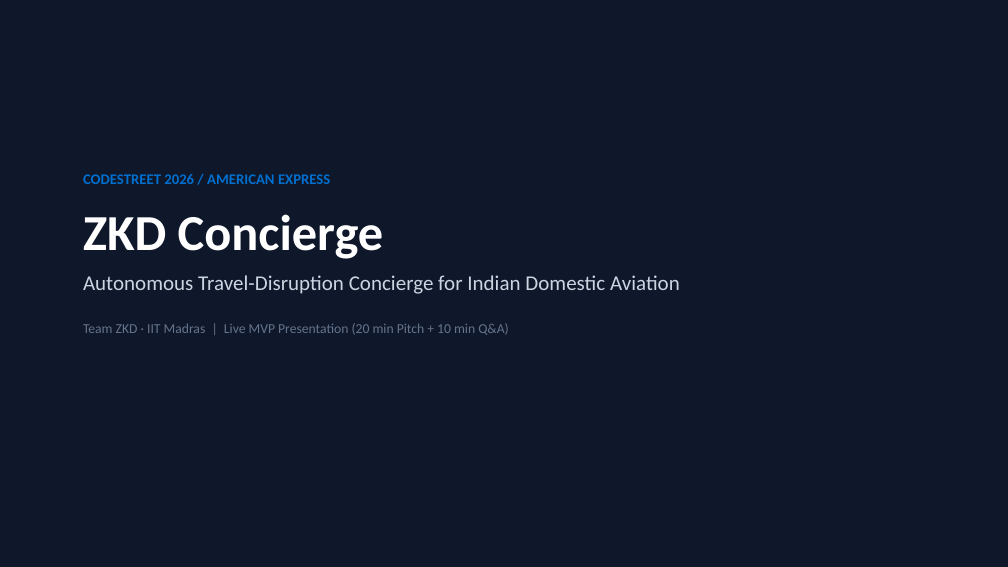
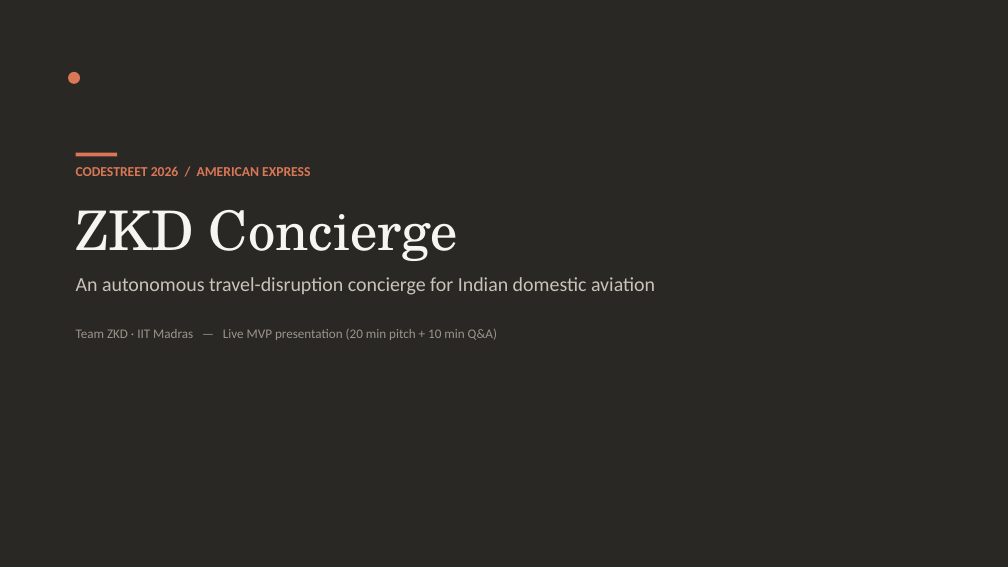
Before and after one commit to Krishna-529/amex-hackathon-2026, a slide deck: slide 1 of assets/deck/ZKD_Concierge_Codestreet_2026.pptx. Drawn at 1008x567 pixels with LibreOffice and Linux fonts; fonts in the diff are those of the drawing. Boxes give left, top, right and bottom in pixels: in the first picture for what was removed or moved away, otherwise in the second. Text is boxed around its words. In the diff, an @@ line names an element or a change of style, - is before the commit and + after.

Commit message:
Redesign pitch deck in Claude visual style
Swap the Amex-blue/slate theme for a Claude-brand palette: warm
cream background, ink text, coral/clay accent, serif display type
with a sans body face. Content and slide structure are unchanged;
only typography, color, and card treatment were redone.

```diff
--- a/assets/deck/ZKD_Concierge_Codestreet_2026.pptx
+++ b/assets/deck/ZKD_Concierge_Codestreet_2026.pptx
@@ rectangle at (0,0,1008,567): fill #0F172A to #2A2824; shadow off @@
@@ ellipse added at (68,72,80,84), fill #D97757 @@
@@ text at (76,166,458,261): size 14 to 13 pt, text colour #006FCF to #D97757 in "CODESTREET 2026 / AMERICAN EXPRESS"; size 48 to 52 pt, font Calibri to TeX Gyre Schola, text colour #FFFFFF to #F7F5F0, bold off in "ZKD Concierge"; more space between paragraphs @@
@@ rectangle added at (76,153,117,157), fill #D97757 @@
@@ text at (76,277,655,340): text changed; size 20 to 19 pt; text colour #CBD5E1 to #C9C3B8 @@
-Autonomous Travel-Disruption Concierge for Indian Domestic Aviation
-Team ZKD · IIT Madras | Live MVP Presentation (20 min Pitch + 10 min Q&A)
+An autonomous travel-disruption concierge for Indian domestic aviation
+Team ZKD · IIT Madras — Live MVP presentation (20 min pitch + 10 min Q&A)
```
Also in this commit, not shown: 9 other slides changed, 1 other file.
